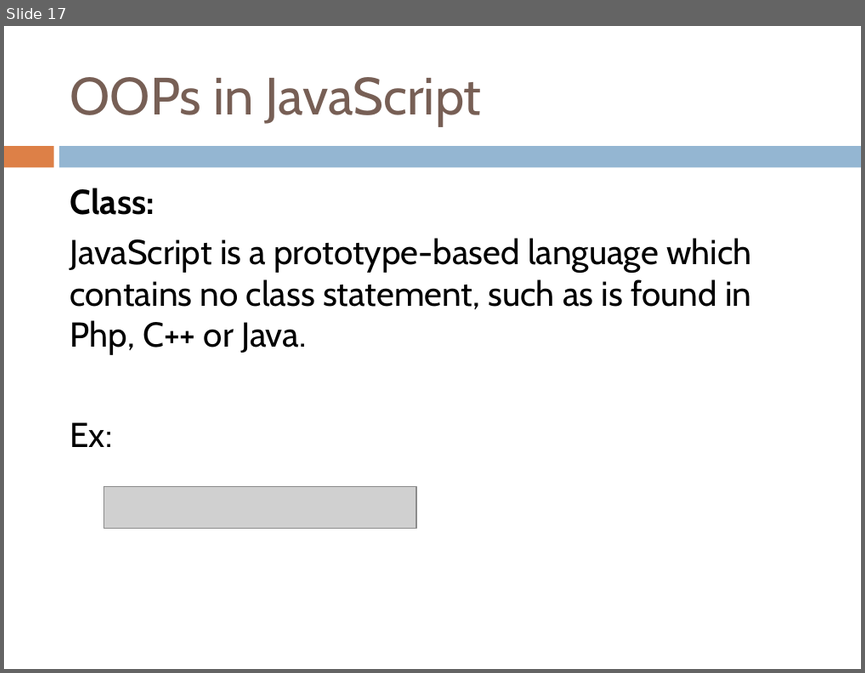
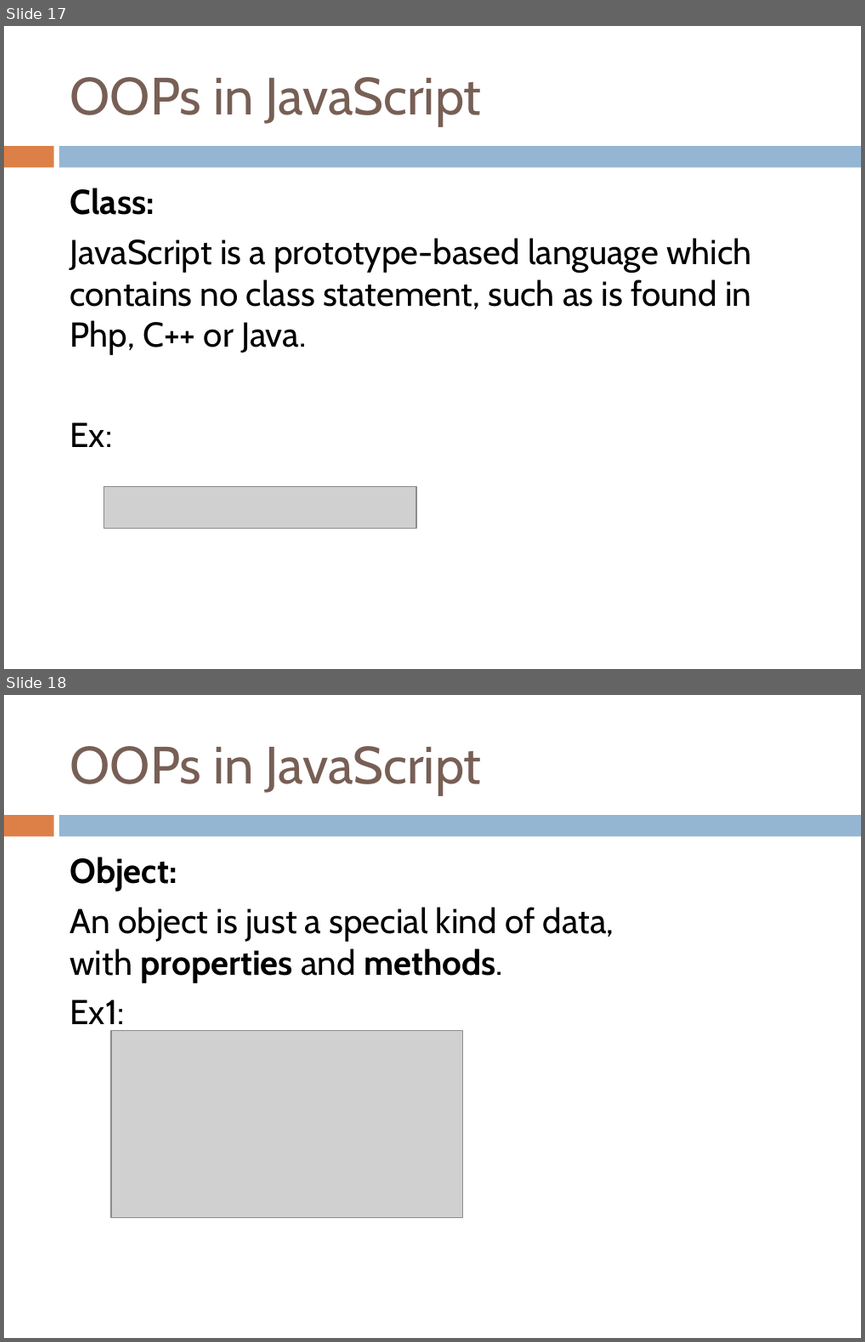
Before and after one commit to yedukondalurd/PPT, a slide deck: Advanced Javascript.pptx. Shown one above the other, each under a label of ours: slide 17 before the commit, slides 17 and 18 after it. The pictures are 865x673 and 865x1342 pixels, drawn with LibreOffice and Linux fonts; fonts in the diff are those of the drawing; grey boxes stand for pictures. Boxes give left, top, right and bottom in pixels: in the first picture for what was removed or moved away, otherwise in the second. Text is boxed around its words. In the diff, an @@ line names an element or a change of style, - is before the commit and + after.

```diff
--- a/Advanced Javascript.pptx
+++ b/Advanced Javascript.pptx
@@ slide 18 added at (x1=4, y1=695, x2=861, y2=1338), background #FFFFFF; not listed: 2 template elements that a slide beside it also shows @@
@@ title added at (x1=69, y1=746, x2=482, y2=795), 44 pt, text #775F55 @@
+OOPs in JavaScript
@@ text added at (x1=69, y1=857, x2=614, y2=1032), 29 pt, text #000000 @@
+Object:
+An object is just a special kind of data, with properties and methods.
+Ex1:
@@ picture added at (x1=111, y1=1031, x2=462, y2=1218) @@
```
Also in this commit, not shown: 3 slides changed, 12 other slides added, 1 other file.
